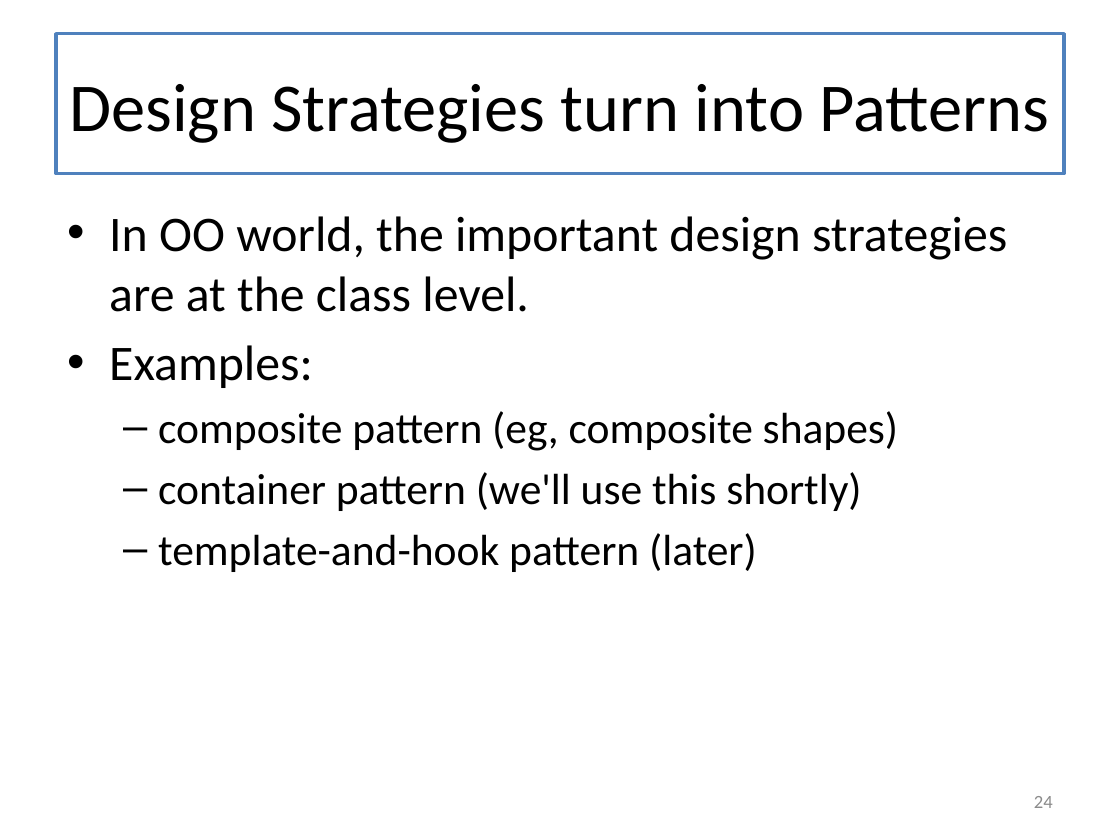
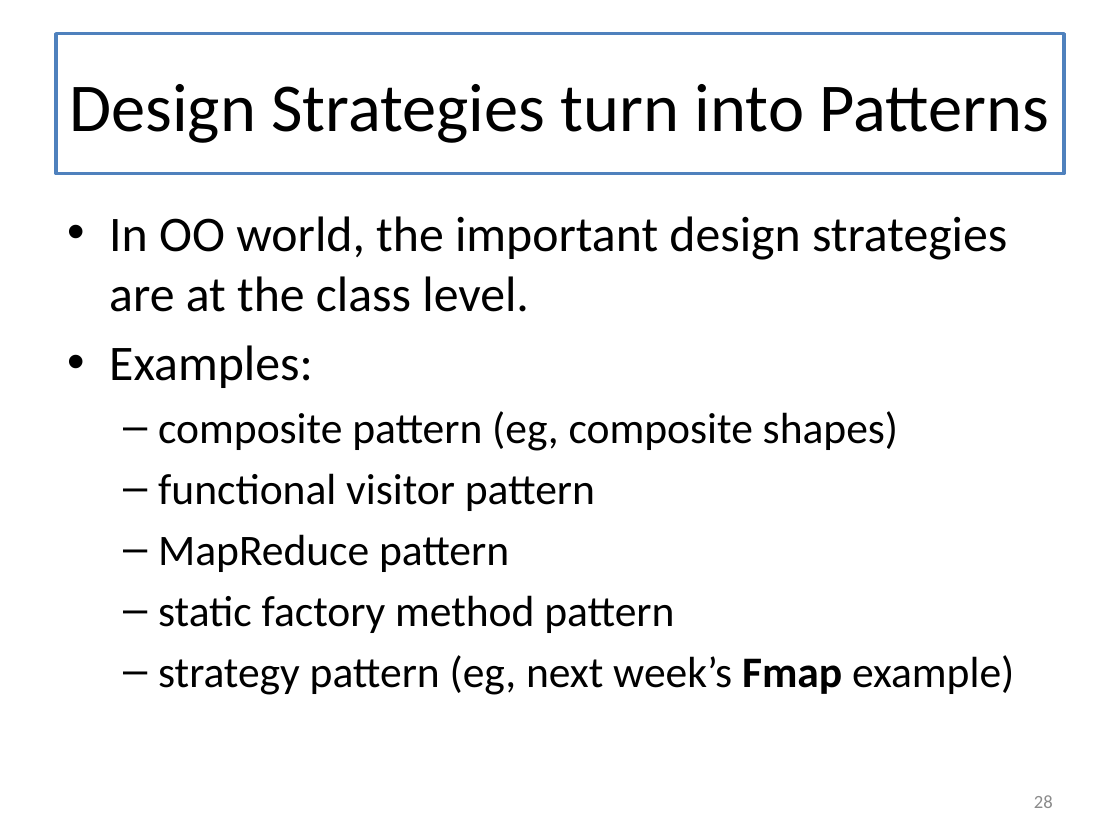
Before and after one commit to mwand/cs5010f17, a slide deck: slide 28 of Slides/Lesson 9.5 The Design Recipe Using Classes.pptx (slide 24 before the commit). Drawn at 1120x840 pixels with LibreOffice and Linux fonts; fonts in the diff are those of the drawing. Boxes give left, top, right and bottom in pixels: in the first picture for what was removed or moved away, otherwise in the second. Text is boxed around its words. In the diff, an @@ line names an element or a change of style, - is before the commit and + after.

```diff
--- a/Slides/Lesson 9.5 The Design Recipe Using Classes.pptx
+++ b/Slides/Lesson 9.5 The Design Recipe Using Classes.pptx
@@ text at [158, 473, 1014, 695]: text changed @@
-  – container pattern (we'll use this shortly)
-  – template-and-hook pattern (later)
+  – functional visitor pattern
+  – MapReduce pattern
+  – static factory method pattern
+  – strategy pattern (eg, next week’s Fmap example)
@@ page number at [1034, 795, 1053, 808]: text changed @@
-24
+28
```
Also in this commit, not shown: 13 other slides changed, 5 slides added, 54 other files.
